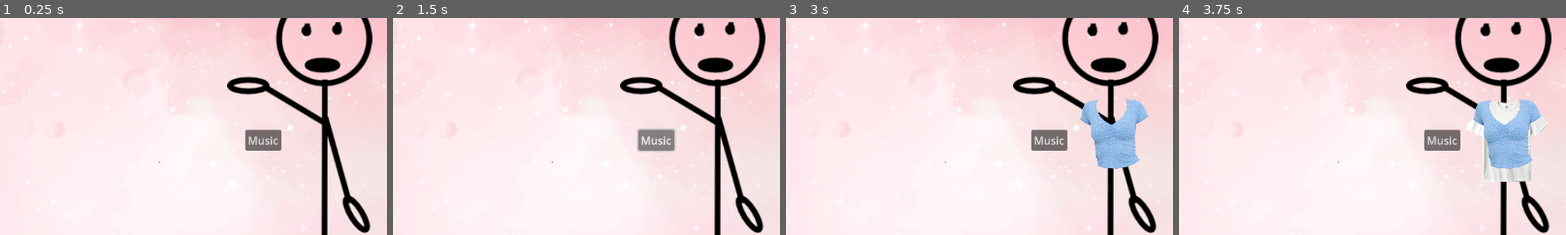
Above: before the commit, frames 1-4 (left to right).
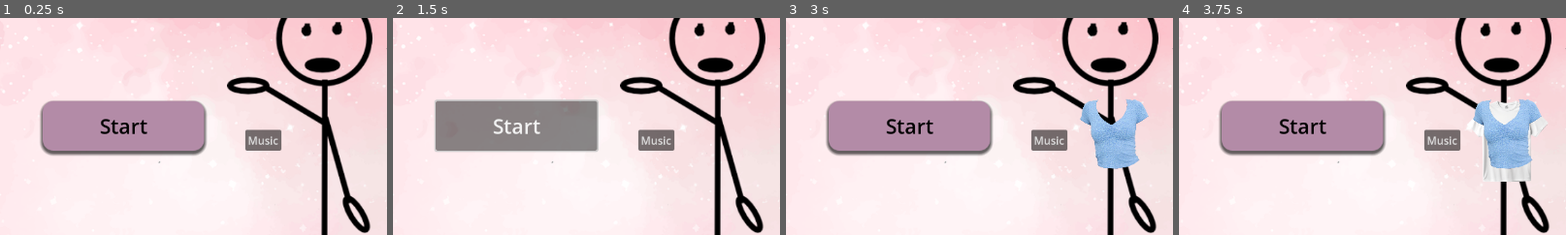
Above: after the commit, the same moments.

Repository: angelayein/ChocosCloset
Game: Godot game, scene res://main.tscn
Two runs of this game, one before a commit and one after it. Both use one fixed random seed, a clock stepped at 60 frames per second and the inputs below.
Inputs (mouse positions are % of the whole screen's width and height, from its top left):
- Up to frame 1 (0.25 s): no input
- Up to frame 2 (1.5 s): click "Music" at 0.5 s; click "Music" (after the commit: "Start") at 1.25 s
- Up to frame 3 (3 s): click "Music" (after the commit: "Start") at 2 s; click (67, 34) at 2.75 s
- Up to frame 4 (3.75 s): click (87, 34) at 3.5 s
The pictures show only the part of the screen within x 6-56%, y 20-70%; the shares and areas given below are measured in that part.

The runs differ from the first frame. In frame 1, 11% of the frame differs, in the area x 10-54%, y 37-64%; in frame 2, 10%; in frame 3, 11%; in frame 4, 11%.

Commit message:
starting end button

Diff:
--- /dev/null
+++ b/SkylarDraftBackup/endgame.gd
@@ -0,0 +1,11 @@
+extends Button
+
+
+# Called when the node enters the scene tree for the first time.
+func _ready() -> void:
+	pass # Replace with function body.
+
+
+# Called every frame. 'delta' is the elapsed time since the previous frame.
+func _process(delta: float) -> void:
+	pass
--- a/SkylarDraftBackup/main.tscn
+++ b/SkylarDraftBackup/main.tscn
@@ -1,7 +1,8 @@
-[gd_scene load_steps=3 format=3 uid="uid://ly5ufhn8sjh6"]
+[gd_scene load_steps=4 format=3 uid="uid://ly5ufhn8sjh6"]
 
 [ext_resource type="PackedScene" uid="uid://dgqkyxtk2ohfs" path="res://player.tscn" id="1_rpsyx"]
 [ext_resource type="PackedScene" uid="uid://gnxke32ibh8b" path="res://control.tscn" id="2_mip30"]
+[ext_resource type="PackedScene" uid="uid://duasb3i68r6c1" path="res://menu.tscn" id="3_ae8d7"]
 
 [node name="Node2D" type="Node2D"]
 
@@ -12,3 +13,9 @@
 offset_top = -126.0
 offset_right = -238.0
 offset_bottom = -126.0
+
+[node name="Menu" parent="." instance=ExtResource("3_ae8d7")]
+offset_left = -319.0
+offset_top = -32.0
+offset_right = -319.0
+offset_bottom = -32.0
--- /dev/null
+++ b/SkylarDraftBackup/menu.tscn
@@ -0,0 +1,39 @@
+[gd_scene load_steps=2 format=3 uid="uid://duasb3i68r6c1"]
+
+[sub_resource type="StyleBoxFlat" id="StyleBoxFlat_bfpfu"]
+bg_color = Color(0.701662, 0.544774, 0.653528, 1)
+corner_radius_top_left = 16
+corner_radius_top_right = 16
+corner_radius_bottom_right = 16
+corner_radius_bottom_left = 16
+shadow_size = 5
+shadow_offset = Vector2(0, 3.41)
+
+[node name="Menu" type="Control"]
+layout_mode = 3
+anchor_left = 0.428
+anchor_top = 0.46
+anchor_right = 0.5
+anchor_bottom = 0.5
+offset_left = 82.944
+offset_top = 25.92
+grow_horizontal = 2
+grow_vertical = 2
+
+[node name="Button" type="Button" parent="."]
+layout_mode = 1
+anchors_preset = 8
+anchor_left = 0.5
+anchor_top = 0.5
+anchor_right = 0.5
+anchor_bottom = 0.5
+offset_left = -120.0
+offset_top = -37.0
+offset_right = 120.0
+offset_bottom = 37.0
+grow_horizontal = 2
+grow_vertical = 2
+theme_override_colors/font_color = Color(0, 0, 0, 1)
+theme_override_font_sizes/font_size = 30
+theme_override_styles/normal = SubResource("StyleBoxFlat_bfpfu")
+text = "Start"
